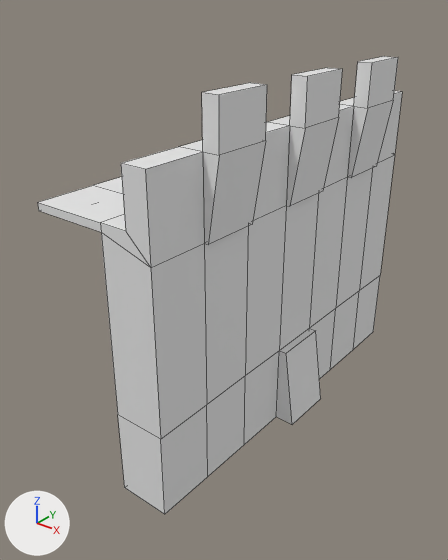
A saved change to the FBX model Environment/Buildings/Wall_Tower/SM_Wall_01.fbx.
The view is the same before and after, from a 50 mm lens placed at (1.77, -2.4, 2.12), pointed at (0.0, -0.19, 0.75). The lights are fixed; the arrows at lower left show +X, +Y and +Z. Mesh edges are drawn as thin lines. Where no turn or scale is listed for an object, it has been applied to the vertices.

The older version as bpy lines, for what is in view:
```python
me_cube = bpy.data.meshes.new('Cube')
me_cube.from_pydata(...)  # 180 vertices, 143 faces; spans x -0.32..0.42, y -1.0..1.0, z 0.01..1.77
me_cube.materials.append(mat_wall_1)  # white #e7e7e7
ob_wall1 = bpy.data.objects.new('Wall1', me_cube)
ob_wall1.location = (0.0, 0.0, 0.0)
```
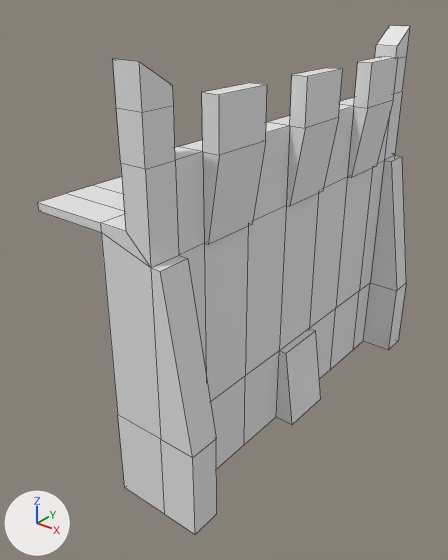
The newer file is also turned or shifted as a whole; pictures and numbers use the older file's frame.

Pixel boxes [x1, y1, x2, y2] of what changed, in the pictures (448 x 560 px):
'Wall1', reshaped (11% taller): before [38, 56, 402, 514]; after [38, 26, 410, 534]
part 1 of me_cube, built on: before [39, 91, 402, 514]; after [39, 26, 410, 534]

The change in detail:
me_cube is used by ob_wall1; location (0.0, 0.0, 0.0).
me_cube had 180 vertices, 143 faces and spanned x -0.32..0.42, y -1.0..1.0, z 0.01..1.77.
me_cube now has 232 vertices, 191 faces and spans x -0.32..0.49, y -1.0..1.0, z 0.01..1.89.
Part 1, on me_cube:
22 faces are deleted.
14 vertices in x -0.14, y -0.87..0.88, z 1.31 move by (-0.02, 0.0, -0.01).
16 vertices are added at x 0.19..0.49, y -1.0..1.0, z 0.01..1.89.
22 new vertices lie (0.0, -0.14, 0.0) away from vertices in x -0.32..0.31, y -0.71..1.0, z 0.01..1.56.
8 new vertices lie (0.0, 0.0, 0.18) away from vertices in x 0.19..0.31, y -1.0..1.0, z 1.56.
6 new vertices lie (0.18, 0.0, 0.0) away from vertices in x 0.31, y -1.0..1.0, z 0.01..0.43.
70 new faces join them.
